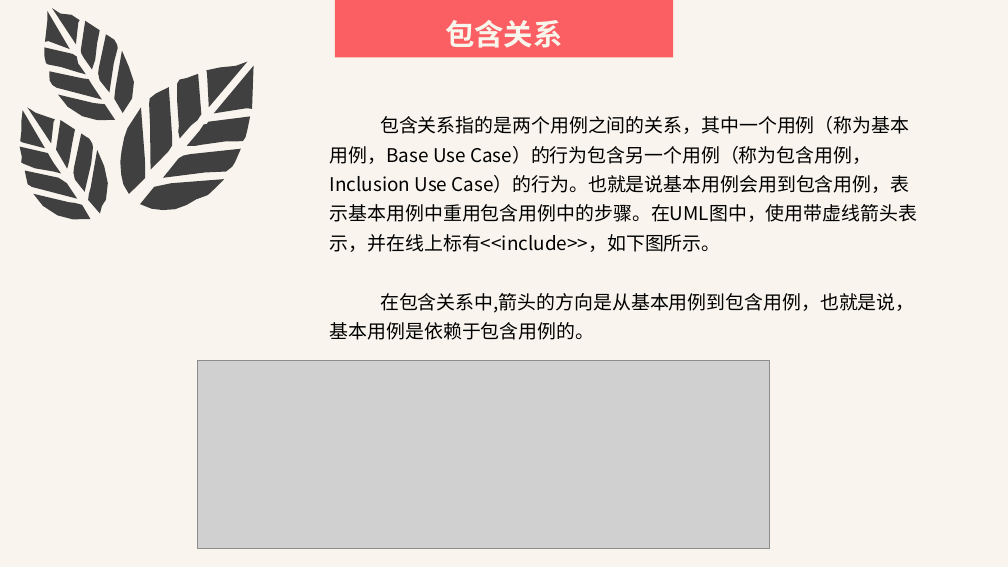
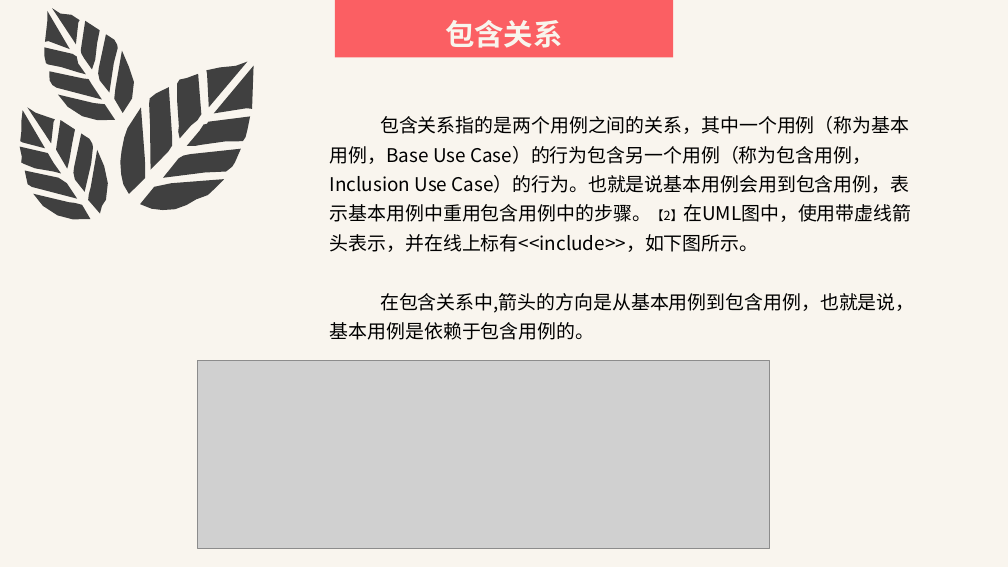
Before and after one commit to SarielX98/PRD2018G14, a slide deck: slide 11 of 受控文档/PPT/PRD2018-G14-UML基础I.pptx. Drawn at 1008x567 pixels with LibreOffice and Linux fonts; fonts in the diff are those of the drawing; grey boxes stand for pictures. Boxes give left, top, right and bottom in pixels: in the first picture for what was removed or moved away, otherwise in the second. Text is boxed around its words. In the diff, an @@ line names an element or a change of style, - is before the commit and + after.

```diff
--- a/受控文档/PPT/PRD2018-G14-UML基础I.pptx
+++ b/受控文档/PPT/PRD2018-G14-UML基础I.pptx
@@ text at [330, 116, 911, 252]: text changed @@
-包含关系指的是两个用例之间的关系，其中一个用例（称为基本用例，Base Use Case）的行为包含另一个用例（称为包含用例，Inclusion Use Case）的行为。也就是说基本用例会用到包含用例，表示基本用例中重用包含用例中的步骤。在UML图中，使用带虚线箭头表示，并在线上标有<<include>>，如下图所示。
+包含关系指的是两个用例之间的关系，其中一个用例（称为基本用例，Base Use Case）的行为包含另一个用例（称为包含用例，Inclusion Use Case）的行为。也就是说基本用例会用到包含用例，表示基本用例中重用包含用例中的步骤。【2】在UML图中，使用带虚线箭头表示，并在线上标有<<include>>，如下图所示。
```
Also in this commit, not shown: 45 other slides changed.
